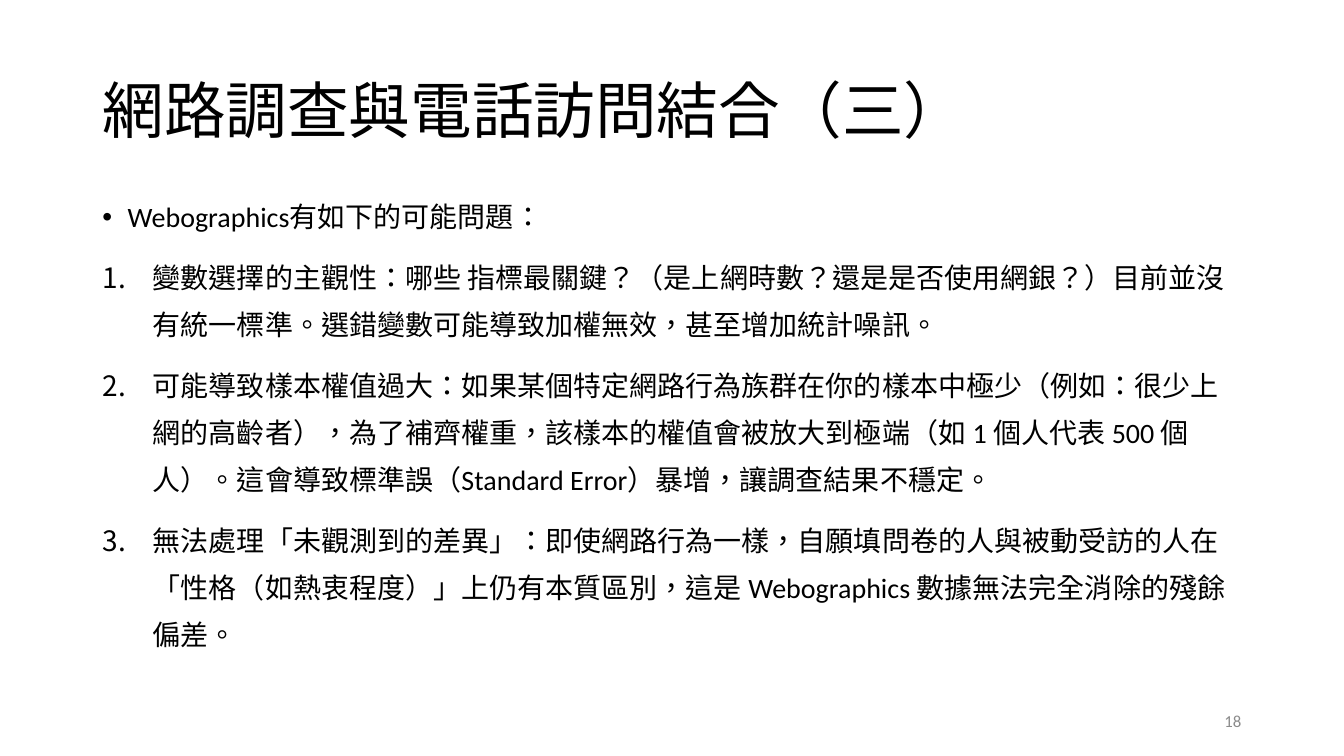
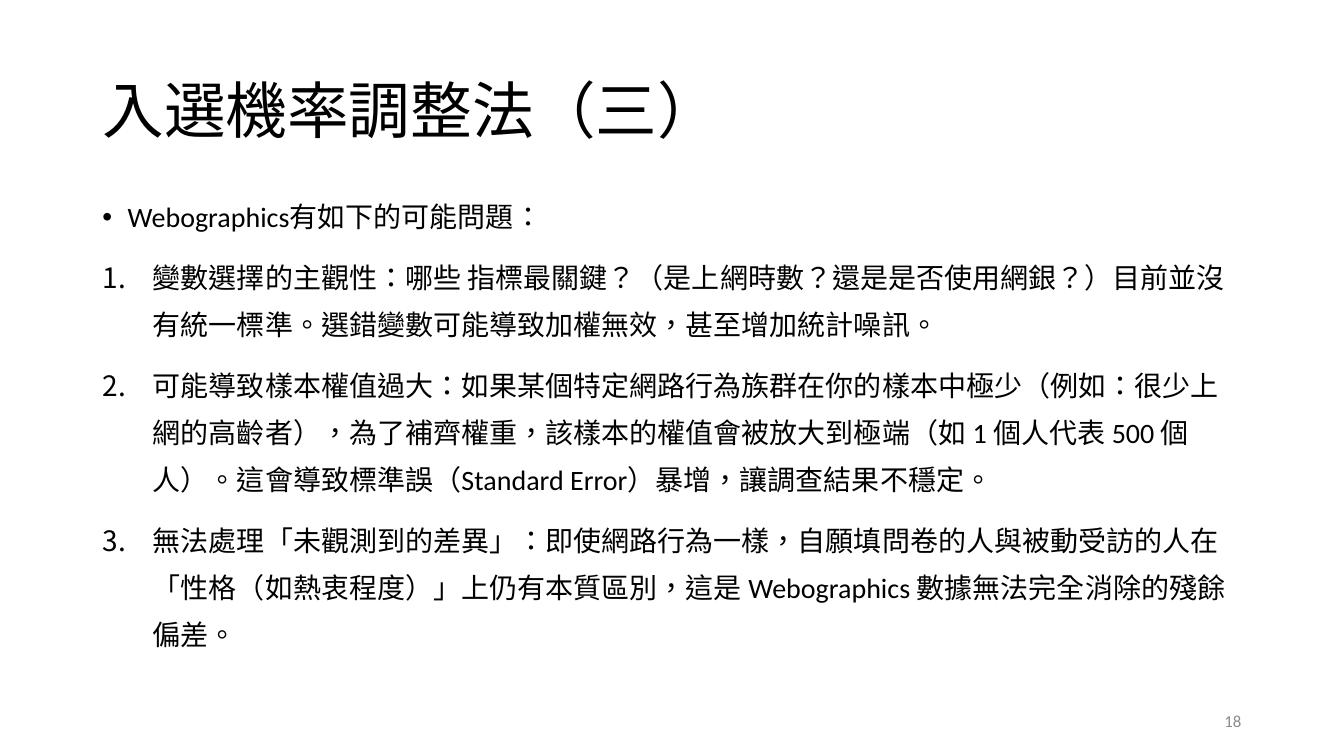
Before and after one commit to TsaiChiahung/PublicOpinion2026, a slide deck: slide 18 of 投影片/民意與調查Week4.pptx. Drawn at 1344x756 pixels with LibreOffice and Linux fonts; fonts in the diff are those of the drawing. Boxes give left, top, right and bottom in pixels: in the first picture for what was removed or moved away, otherwise in the second. Text is boxed around its words. In the diff, an @@ line names an element or a change of style, - is before the commit and + after.

```diff
--- a/投影片/民意與調查Week4.pptx
+++ b/投影片/民意與調查Week4.pptx
@@ title at bbox=[102, 80, 718, 139]: text changed @@
-網路調查與電話訪問結合（三）
+入選機率調整法（三）
```
Also in this commit, not shown: 3 other slides changed, 6 slides added, 1 other file.
